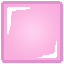
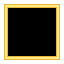
Layers edited between the first and the second (64, 64) image:
added group "textbox" with 4 layers above "gen2 sponge" over [4, 4, 60, 60]
added layer "frame outline copy 2" in group "textbox" over [4, 26, 60, 60]
added layer "frame outline copy" in group "textbox" over [26, 4, 60, 39]
added layer "frame outline" in group "textbox" over [4, 4, 39, 38]
added layer "Layer 10" in group "textbox" over [4, 4, 60, 60]
moved "Layer 7" into group "gen2 sponge" over [1, 1, 63, 63]
moved "Layer 8" into group "gen2 sponge" over [7, 7, 57, 58]
moved "Gradient Fill 1" into group "gen2 sponge" over [1, 1, 63, 63]
moved "Layer 6" into group "gen2 sponge" over [1, 1, 63, 63]
